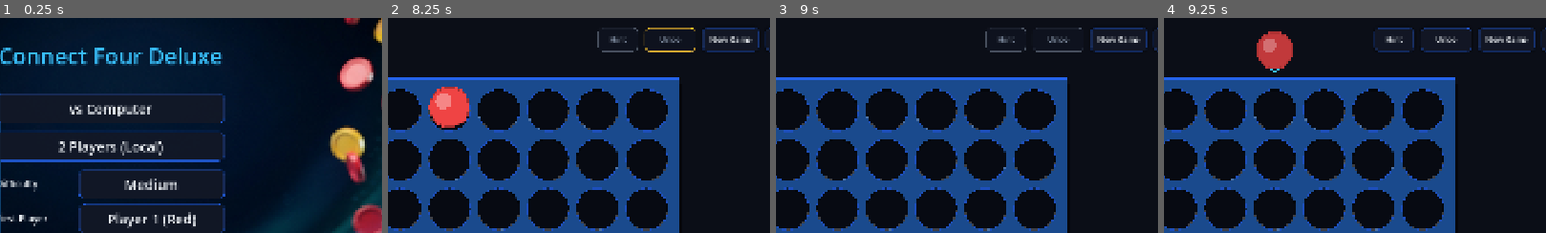
Above: before the commit, frames 1-4 (left to right).
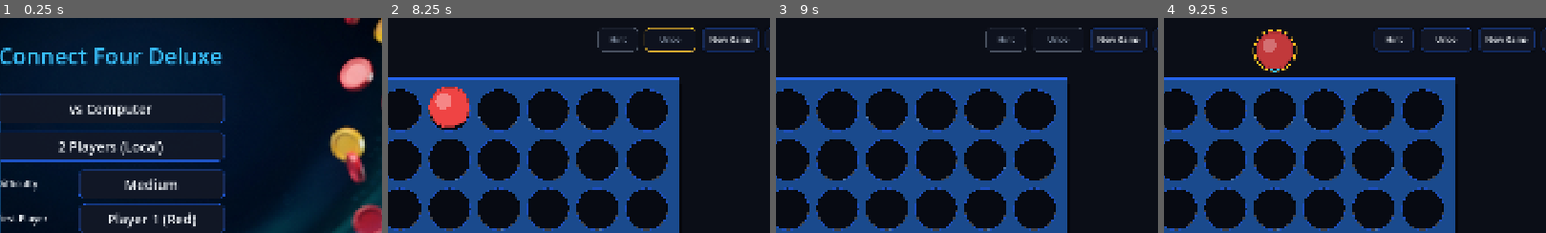
Above: after the commit, the same moments.

Repository: ChobitsChii/games
Game: Godot game, scene res://scenes/main_menu.tscn
Same seed, same stepped clock (60 frames per second), same inputs: the game is played once before the commit and once after it.
Inputs (mouse positions are % of the whole screen's width and height, from its top left):
- Up to frame 1 (0.25 s): no input
- Up to frame 2 (8.25 s): click "vs Computer" at 0.5 s; click "New Game" at 1.25 s; click "New Game" at 2 s; click "Hint" at 2.75 s; click "Paused" at 3.5 s; click "New Game" at 4.25 s; tap Enter at 5 s; move the mouse to (50, 50) at 5.02 s; hold Right (move_right) 5.03-5.78 s; hold Down (drop) 5.03-5.78 s; click (50, 50) at 5.17 s; tap U (undo) at 5.3, 5.85, 6.8 s; move the mouse to (30, 55) at 5.77 s; hold Left (move_left) 5.78-6.53 s; click (30, 55) at 5.92 s; tap Down (drop) at 6.05 s; move the mouse to (60, 28) at 6.52 s; hold Right (move_right) 6.53-7.25 s; hold Down (drop) 6.53-7.25 s; click (60, 28) at 6.67 s; click "Undo" at 7.25 s; tap R (restart) at 8 s; move the mouse to (45, 70) at 8.02 s; hold Up (ui_up) from 8.03 s (still down); tap H (hint) at 8.1 s; click (45, 70) at 8.17 s
- Up to frame 3 (9 s): tap Down (drop) at 8.3 s; move the mouse to (80, 65) at 8.77 s; release Up (ui_up) at 8.78 s; hold Left (move_left) from 8.78 s (still down); hold U (undo) from 8.78 s (still down); click (80, 65) at 8.92 s
- Up to frame 4 (9.25 s): keep holding Left (move_left); keep holding U (undo)
The pictures show only the part of the screen within x 36-86%, y 0-50%; the shares and areas given below are measured in that part.

Frames 1-3 are identical in both runs. In frame 4, 0.2% of the frame differs, in the area x 23-35%, y 5-26%.

Commit message:
feat(vier_gewinnt): add keyboard focus outline around preview chip when using keyboard

Diff:
--- a/vier_gewinnt/scripts/game/game.gd
+++ b/vier_gewinnt/scripts/game/game.gd
@@ -53,17 +53,20 @@
 	# Menü-Fokus Navigation: Pfeiltaste nach oben springt ins Menü, Pfeiltaste nach unten zurück aufs Brett
 	if event.is_action_pressed("ui_up") or (event is InputEventKey and event.pressed and event.keycode == KEY_UP):
 		if hud != null and not hud.is_top_bar_focused():
+			board_view.set_keyboard_focused(false)
 			hud.focus_top_bar()
 			get_viewport().set_input_as_handled()
 			return
 	elif event.is_action_pressed("ui_down") or (event is InputEventKey and event.pressed and event.keycode == KEY_DOWN):
 		if hud != null and hud.is_top_bar_focused():
 			hud.release_menu_focus()
+			board_view.set_keyboard_focused(true)
 			get_viewport().set_input_as_handled()
 			return
 
 	# Wenn die TopBar fokussiert ist, navigieren Links/Rechts/Enter durch die Buttons
 	if hud != null and hud.is_top_bar_focused():
+		board_view.set_keyboard_focused(false)
 		return
 
 	# Spielsteinbewegung auf dem Brett nur, wenn ein Spieler am Zug ist:
@@ -71,18 +74,21 @@
 		return
 
 	if event.is_action_pressed("move_left"):
+		board_view.set_keyboard_focused(true)
 		controller.move_column_left()
 		if sound_effects != null:
 			sound_effects.play_hover()
 		board_view.queue_redraw()
 		get_viewport().set_input_as_handled()
 	elif event.is_action_pressed("move_right"):
+		board_view.set_keyboard_focused(true)
 		controller.move_column_right()
 		if sound_effects != null:
 			sound_effects.play_hover()
 		board_view.queue_redraw()
 		get_viewport().set_input_as_handled()
 	elif event.is_action_pressed("drop") and not (event is InputEventMouseButton):
+		board_view.set_keyboard_focused(false)
 		controller.request_drop()
 		get_viewport().set_input_as_handled()
 
--- a/vier_gewinnt/scripts/ui/board_view.gd
+++ b/vier_gewinnt/scripts/ui/board_view.gd
@@ -20,6 +20,13 @@
 var _hover_arrow_time: float = 0.0
 var _hint_col: int = -1
 var _hint_timer: float = 0.0
+var is_keyboard_focused: bool = false
+
+
+func set_keyboard_focused(focused: bool) -> void:
+	if is_keyboard_focused != focused:
+		is_keyboard_focused = focused
+		queue_redraw()
 
 
 func _ready() -> void:
@@ -91,6 +98,9 @@
 		return
 
 	if event is InputEventMouseMotion:
+		if is_keyboard_focused:
+			is_keyboard_focused = false
+			queue_redraw()
 		var col := _x_to_column(event.position.x)
 		if col != -1 and col != controller.selected_col:
 			controller.set_selected_column(col)
@@ -147,6 +157,7 @@
 	_win_pulse_time = 0.0
 	_hint_col = -1
 	_hint_timer = 0.0
+	is_keyboard_focused = false
 	queue_redraw()
 
 
@@ -224,6 +235,12 @@
 			var hover_center := Vector2(top_cell.x, hover_y)
 			var turn_player := controller.board.current_player()
 			_draw_disc(hover_center, disc_radius * 0.9, turn_player, false, 0.8)
+
+			# Tastatur-Fokus-Umrandung (wie in der Topbar mit accent_alt/win_gold):
+			if is_keyboard_focused:
+				var focus_col: Color = GameConfig.PALETTE["win_gold"]
+				draw_arc(hover_center, disc_radius * 0.9 + 5.0, 0.0, TAU, 36, focus_col, 2.5)
+				draw_arc(hover_center, disc_radius * 0.9 + 8.0, 0.0, TAU, 36, Color(focus_col.r, focus_col.g, focus_col.b, 0.35), 1.5)
 
 			# Dezent leuchtender Einwurf-Pfeil
 			var arrow_tip := hover_center + Vector2(0, disc_radius * 0.95 + 8)
--- a/vier_gewinnt/tests/test_board.gd
+++ b/vier_gewinnt/tests/test_board.gd
@@ -299,3 +299,30 @@
 	if tree != null and tree.root != null:
 		tree.root.remove_child(hud)
 	hud.free()
+
+
+func test_keyboard_focus_indicator() -> void:
+	var board_view: BoardView = load("res://scenes/board_view.tscn").instantiate()
+	var controller := GameController.new()
+	controller.start_game(GameController.GameMode.HOTSEAT, ConnectFourAI.Difficulty.EASY, GameController.Starter.PLAYER_1)
+	board_view.setup(controller)
+
+	# Initial: Kein Tastatur-Fokus
+	assert_false(board_view.is_keyboard_focused, "Initial kein Tastatur-Fokus")
+
+	# Bei Tastatur-Aktivierung
+	board_view.set_keyboard_focused(true)
+	assert_true(board_view.is_keyboard_focused, "Tastatur-Fokus aktiv")
+
+	# Bei Mausbewegung muss der Tastatur-Fokus zurückgesetzt werden
+	var motion := InputEventMouseMotion.new()
+	motion.position = Vector2(200, 200)
+	board_view._gui_input(motion)
+	assert_false(board_view.is_keyboard_focused, "Mausbewegung deaktiviert Tastatur-Fokus")
+
+	# reset_view setzt Fokus ebenfalls zurück
+	board_view.set_keyboard_focused(true)
+	board_view.reset_view()
+	assert_false(board_view.is_keyboard_focused, "reset_view deaktiviert Tastatur-Fokus")
+
+	board_view.free()
